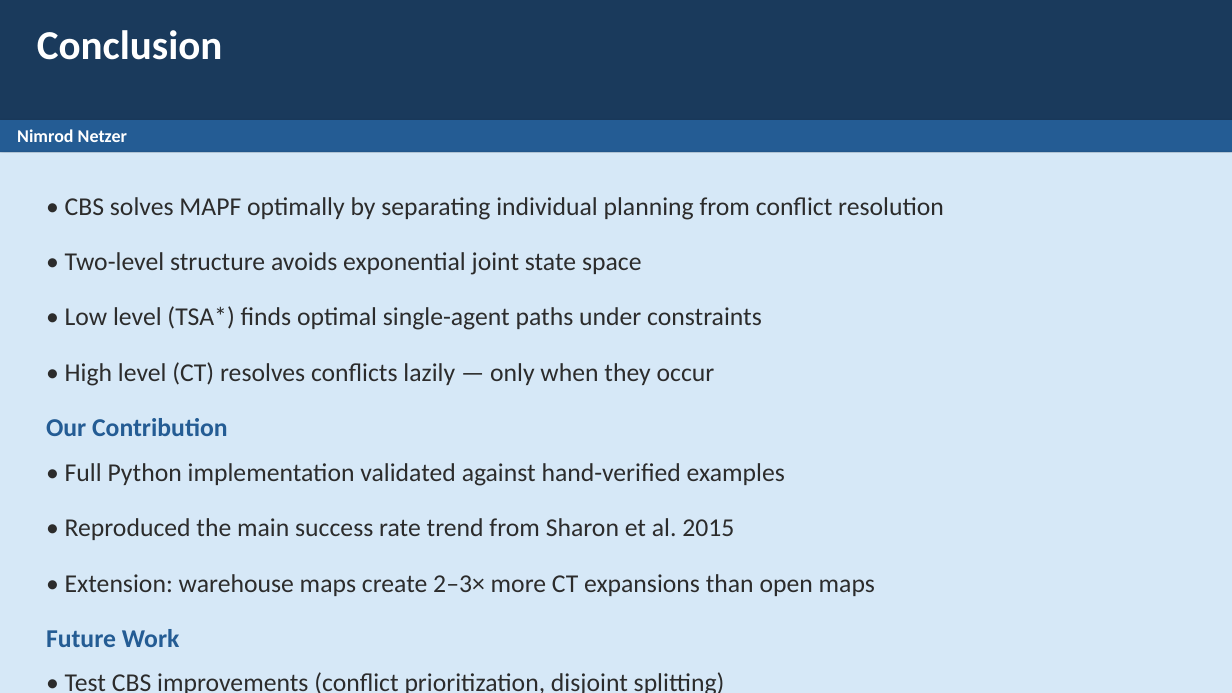
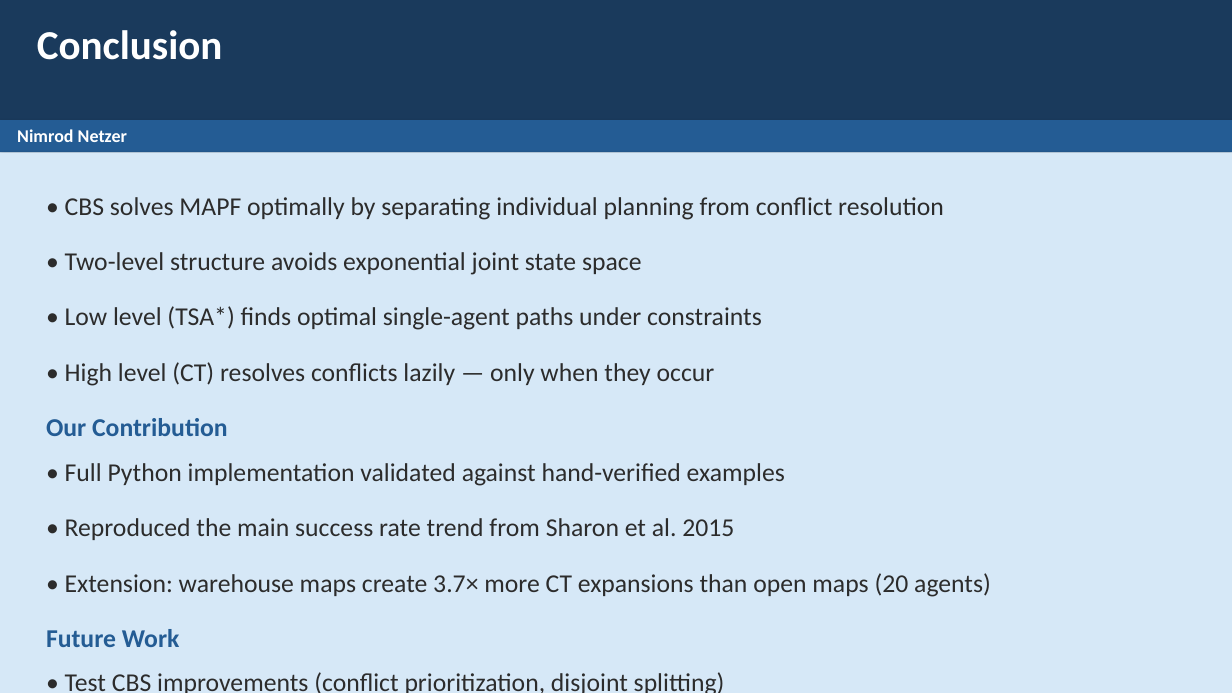
Before and after one commit to eladdamti100/mapf-cbs, a slide deck: slide 15 of results/presentation.pptx. Drawn at 1232x693 pixels with LibreOffice and Linux fonts; fonts in the diff are those of the drawing. Boxes give left, top, right and bottom in pixels: in the first picture for what was removed or moved away, otherwise in the second. Text is boxed around its words. In the diff, an @@ line names an element or a change of style, - is before the commit and + after.

```diff
--- a/results/presentation.pptx
+++ b/results/presentation.pptx
@@ text at bbox=[65, 573, 991, 597]: text changed @@
-• Extension: warehouse maps create 2–3× more CT expansions than open maps
+• Extension: warehouse maps create 3.7× more CT expansions than open maps (20 agents)
```
Also in this commit, not shown: 4 other slides changed.
